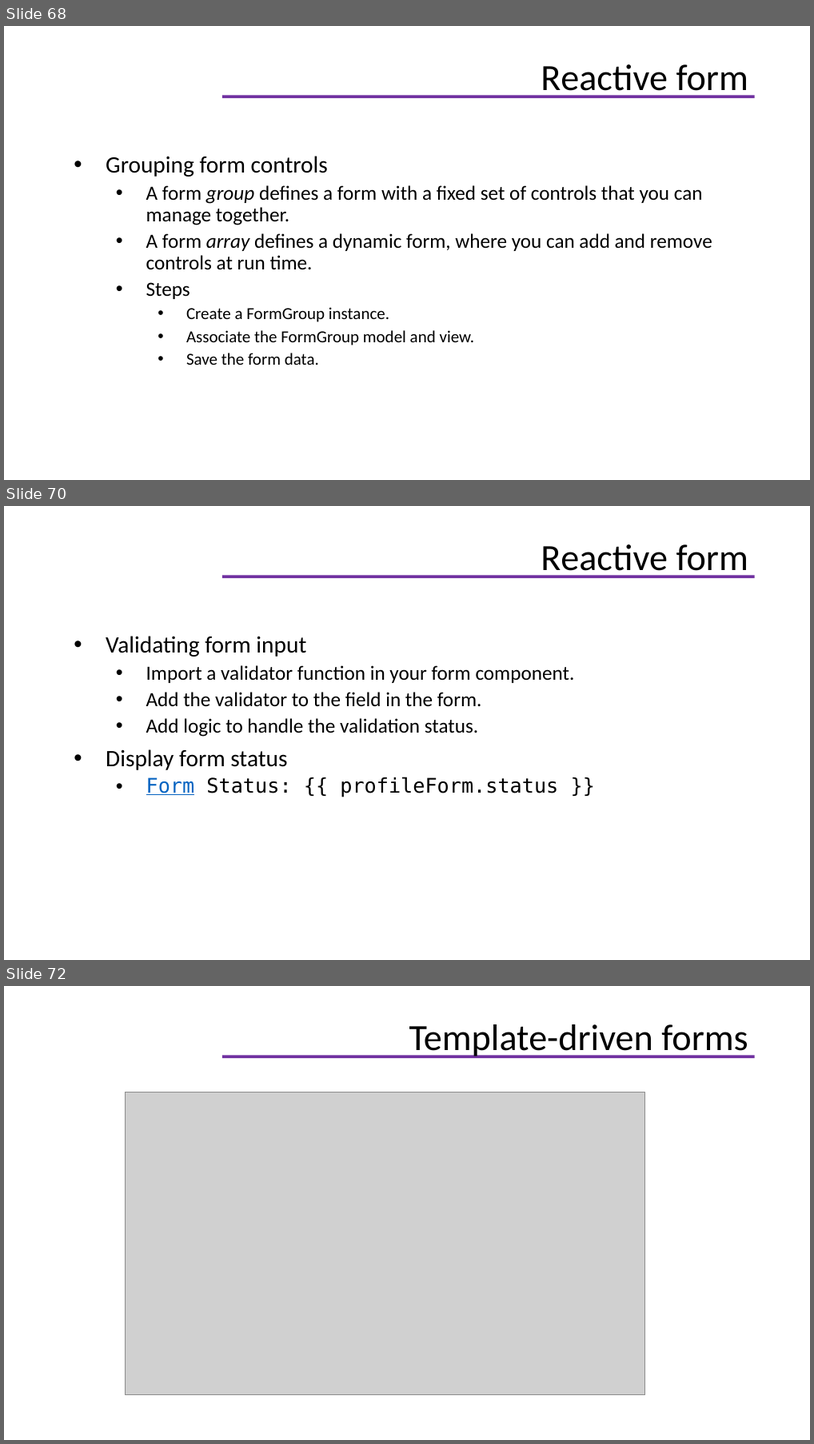
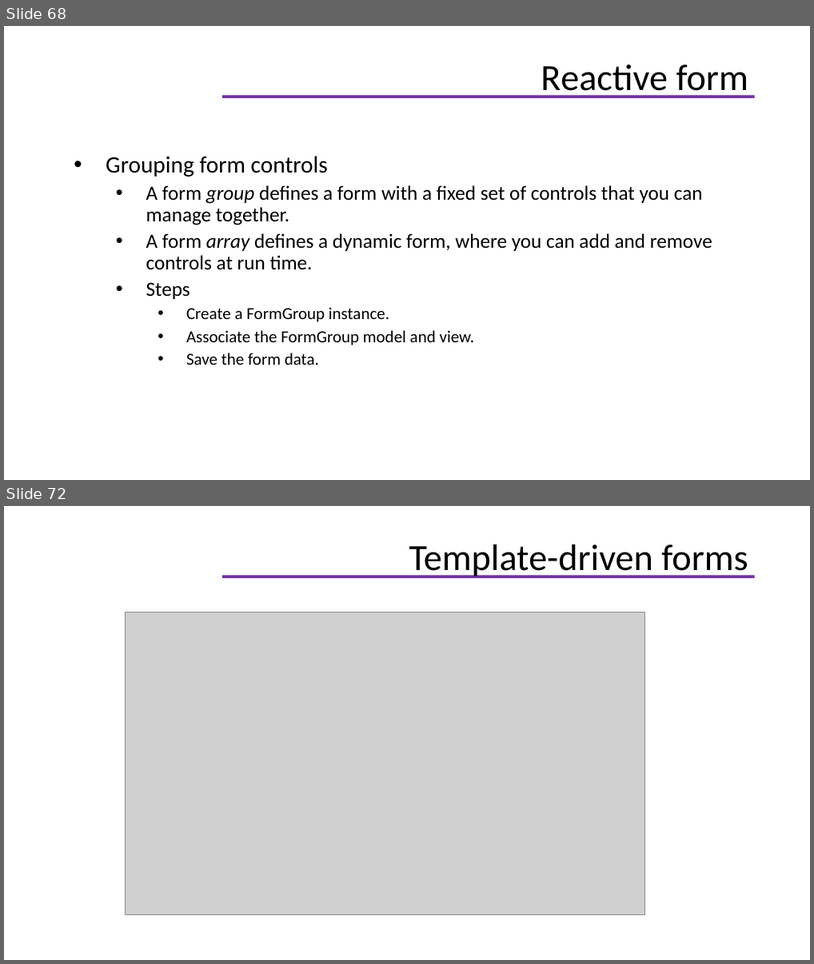
Before and after one commit to helenhash/angular-training, a slide deck: docs/Angular Training.pptx. Shown one above the other, each under a label of ours: slides 68, 70 and 72 before the commit, slides 68 and 72 after it; the slides between them are not shown. The pictures are 814x1444 and 814x964 pixels, drawn with LibreOffice and Linux fonts; fonts in the diff are those of the drawing; grey boxes stand for pictures; background and template pictures are left out. Boxes give left, top, right and bottom in pixels: in the first picture for what was removed or moved away, otherwise in the second. Text is boxed around its words. In the diff, an @@ line names an element or a change of style, - is before the commit and + after.

```diff
--- a/docs/Angular Training.pptx
+++ b/docs/Angular Training.pptx
@@ slide 70 removed at <box>4,506,810,960</box>, background #FFFFFF; not listed: 1 template element that a slide beside it also shows @@
@@ title removed at <box>541,544,749,578</box> @@
-Reactive form
@@ text removed at <box>106,636,575,797</box> @@
-• Validating form input
-  • Import a validator function in your form component.
-  • Add the validator to the field in the form.
-  • Add logic to handle the validation status.
-• Display form status
-  • Form Status: {{ profileForm.status }}
```
Also in this commit, not shown: 8 slides changed, 1 slide added.
